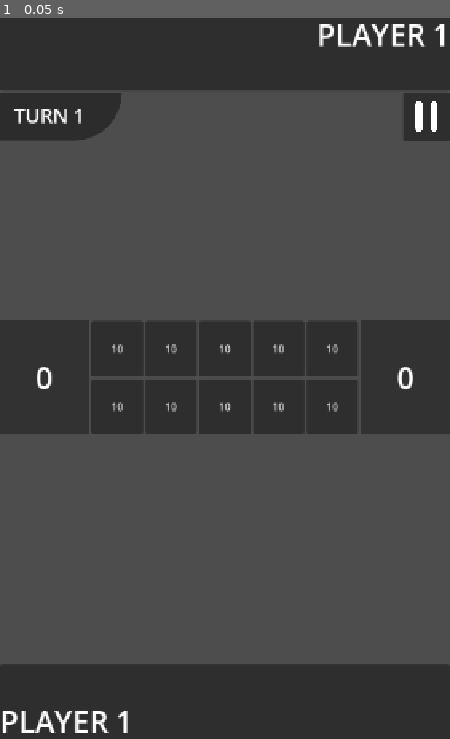
Above: before the commit, frame 1.
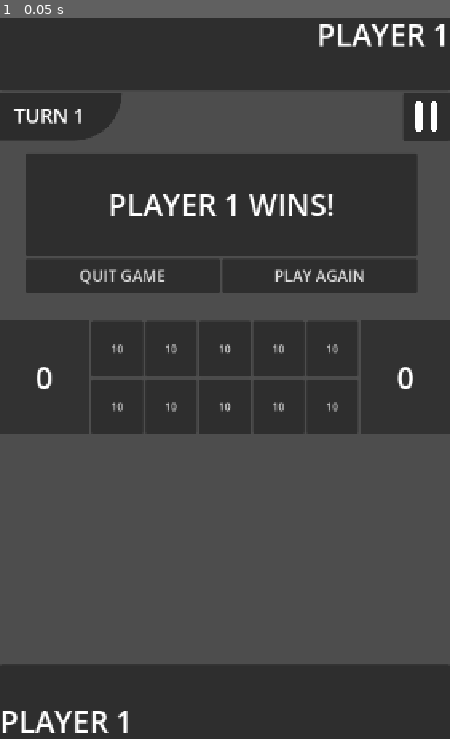
Above: after the commit, the same moment.

Repository: LeYohan-rgb/trad-games-hub
Game: Godot game, scene res://Scenes/adjiboto_room.tscn
Two runs of this game, one before a commit and one after it. Both use one fixed random seed, a clock stepped at 60 frames per second and the inputs below. This scene is started directly instead of the project's main scene.
Inputs:
- Up to frame 1 (0.05 s): no input

The runs differ from the first frame. In frame 1, 16% of the frame differs, in the area x 5-93%, y 18-39%.
Error in both runs: Out of bounds get index '0' (on base: 'Array[String]') (res://Scripts/adjiboto_room.gd:75)

Commit message:
Added layout for winning screen

Diff:
--- a/Scenes/adjiboto_room.tscn
+++ b/Scenes/adjiboto_room.tscn
@@ -116,6 +116,54 @@
 size_flags_vertical = 3
 theme_override_font_sizes/font_size = 32
 text = "RESIGN"
+
+[node name="winning_panel" type="VBoxContainer" parent="Control2" unique_id=1888657374]
+layout_mode = 1
+anchors_preset = 8
+anchor_left = 0.5
+anchor_top = 0.5
+anchor_right = 0.5
+anchor_bottom = 0.5
+offset_left = -319.0
+offset_top = -83.5
+offset_right = 308.0
+offset_bottom = 139.5
+grow_horizontal = 2
+grow_vertical = 2
+
+[node name="Panel" type="Panel" parent="Control2/winning_panel" unique_id=1365997708]
+layout_mode = 2
+size_flags_vertical = 3
+size_flags_stretch_ratio = 3.0
+
+[node name="winning_lbl" type="Label" parent="Control2/winning_panel/Panel" unique_id=434715294]
+layout_mode = 1
+anchors_preset = 15
+anchor_right = 1.0
+anchor_bottom = 1.0
+grow_horizontal = 2
+grow_vertical = 2
+theme_override_colors/font_color = Color(1, 1, 1, 1)
+theme_override_font_sizes/font_size = 48
+text = "PLAYER 1 WINS!"
+horizontal_alignment = 1
+vertical_alignment = 1
+
+[node name="HBoxContainer" type="HBoxContainer" parent="Control2/winning_panel" unique_id=2030828834]
+layout_mode = 2
+size_flags_vertical = 3
+
+[node name="quit_game_btn" type="Button" parent="Control2/winning_panel/HBoxContainer" unique_id=99227714]
+layout_mode = 2
+size_flags_horizontal = 3
+theme_override_font_sizes/font_size = 25
+text = "QUIT GAME"
+
+[node name="replay_btn" type="Button" parent="Control2/winning_panel/HBoxContainer" unique_id=1566190729]
+layout_mode = 2
+size_flags_horizontal = 3
+theme_override_font_sizes/font_size = 25
+text = "PLAY AGAIN"
 
 [node name="HBoxContainer" type="HBoxContainer" parent="." unique_id=1379196086]
 layout_mode = 2
